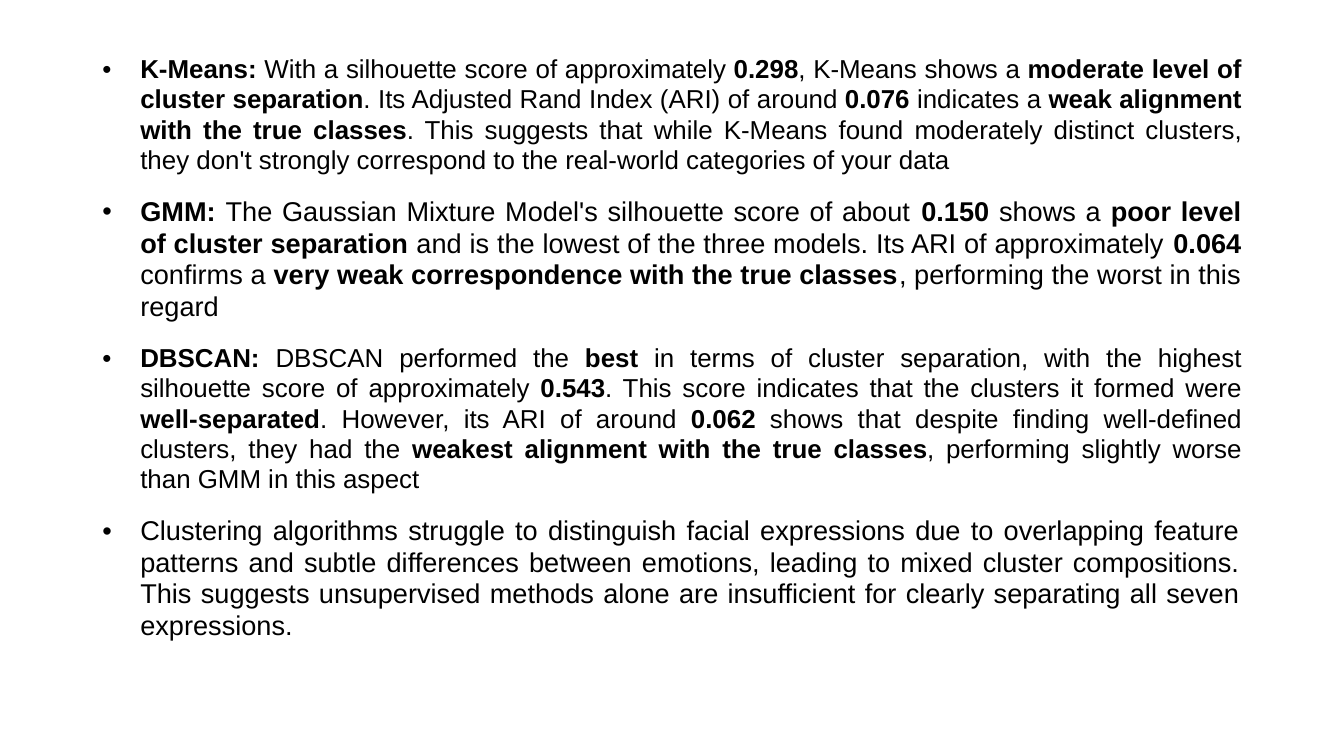
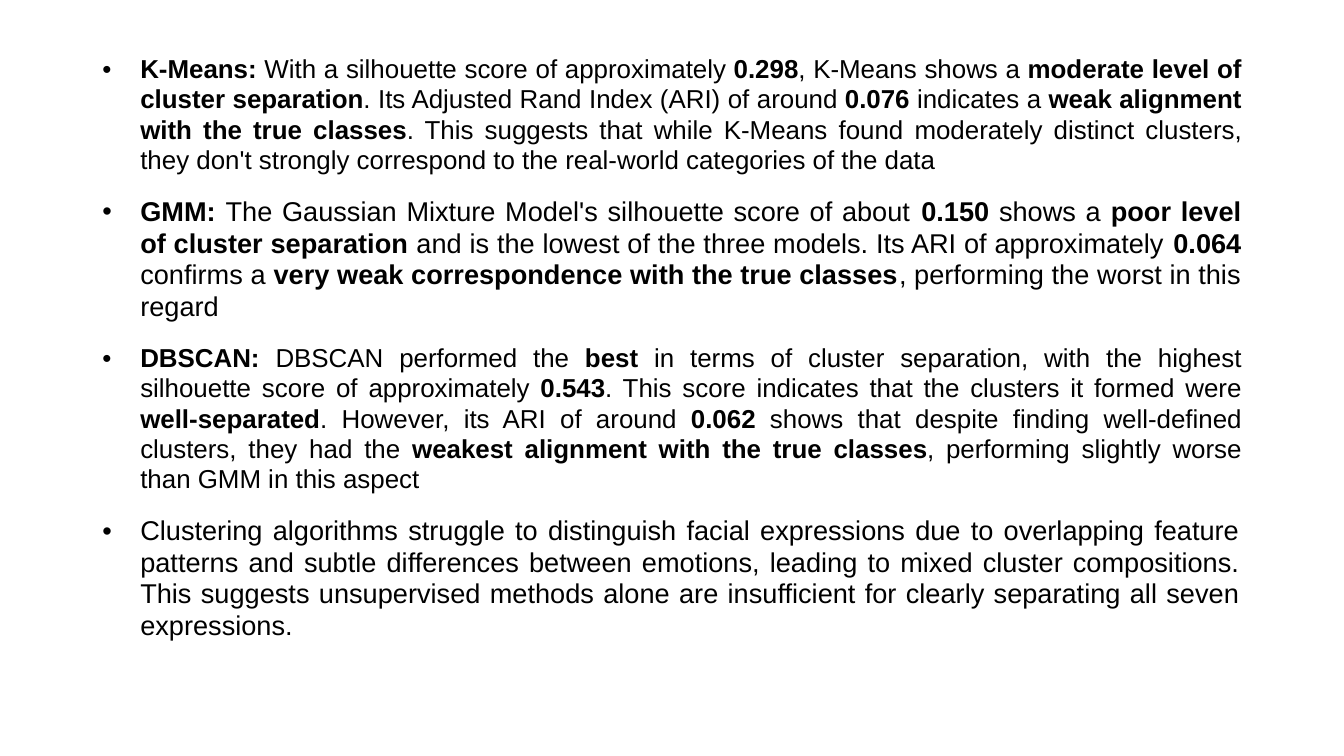
Before and after one commit to BillyGeros94/face-expression-recognition, a slide deck: slide 10 of presentation/FER Presentation.pptx. Drawn at 1344x756 pixels with LibreOffice and Linux fonts; fonts in the diff are those of the drawing. Boxes give left, top, right and bottom in pixels: in the first picture for what was removed or moved away, otherwise in the second. Text is boxed around its words. In the diff, an @@ line names an element or a change of style, - is before the commit and + after.

```diff
--- a/presentation/FER Presentation.pptx
+++ b/presentation/FER Presentation.pptx
@@ text at [140,59,1241,175]: text changed @@
-• K-Means: With a silhouette score of approximately 0.298, K-Means shows a moderate level of cluster separation. Its Adjusted Rand Index (ARI) of around 0.076 indicates a weak alignment with the true classes. This suggests that while K-Means found moderately distinct clusters, they don't strongly correspond to the real-world categories of your data
+• K-Means: With a silhouette score of approximately 0.298, K-Means shows a moderate level of cluster separation. Its Adjusted Rand Index (ARI) of around 0.076 indicates a weak alignment with the true classes. This suggests that while K-Means found moderately distinct clusters, they don't strongly correspond to the real-world categories of the data
```
Also in this commit, not shown: 1 other slide changed.
